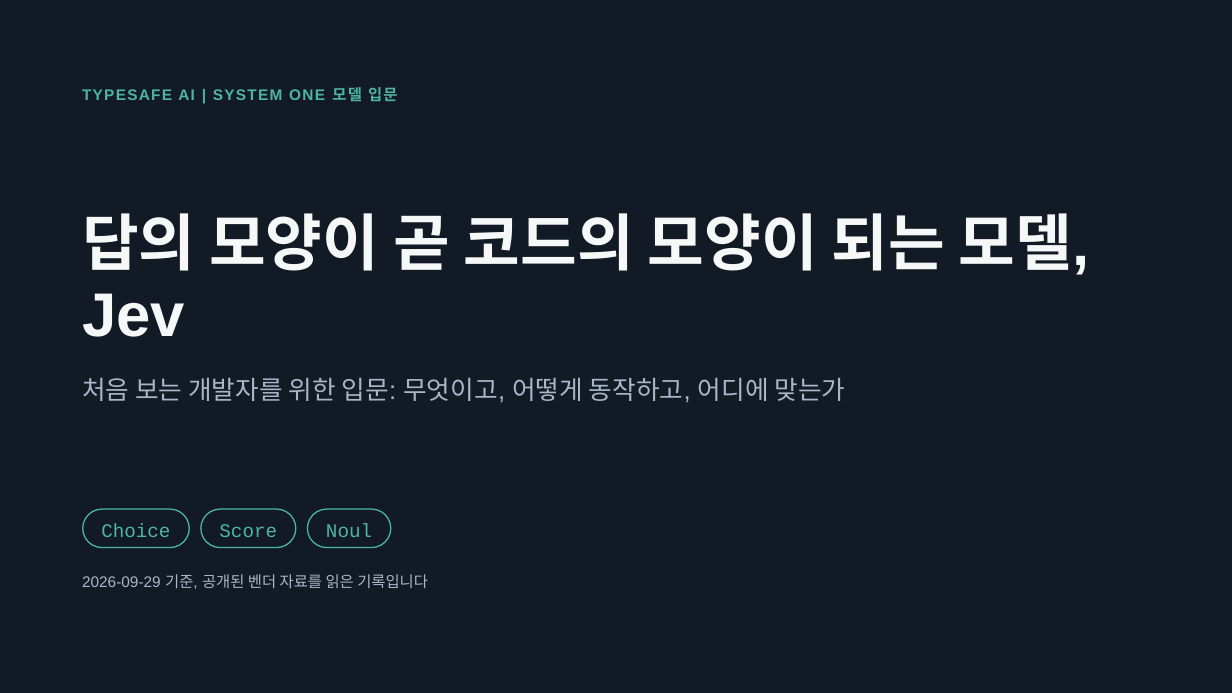
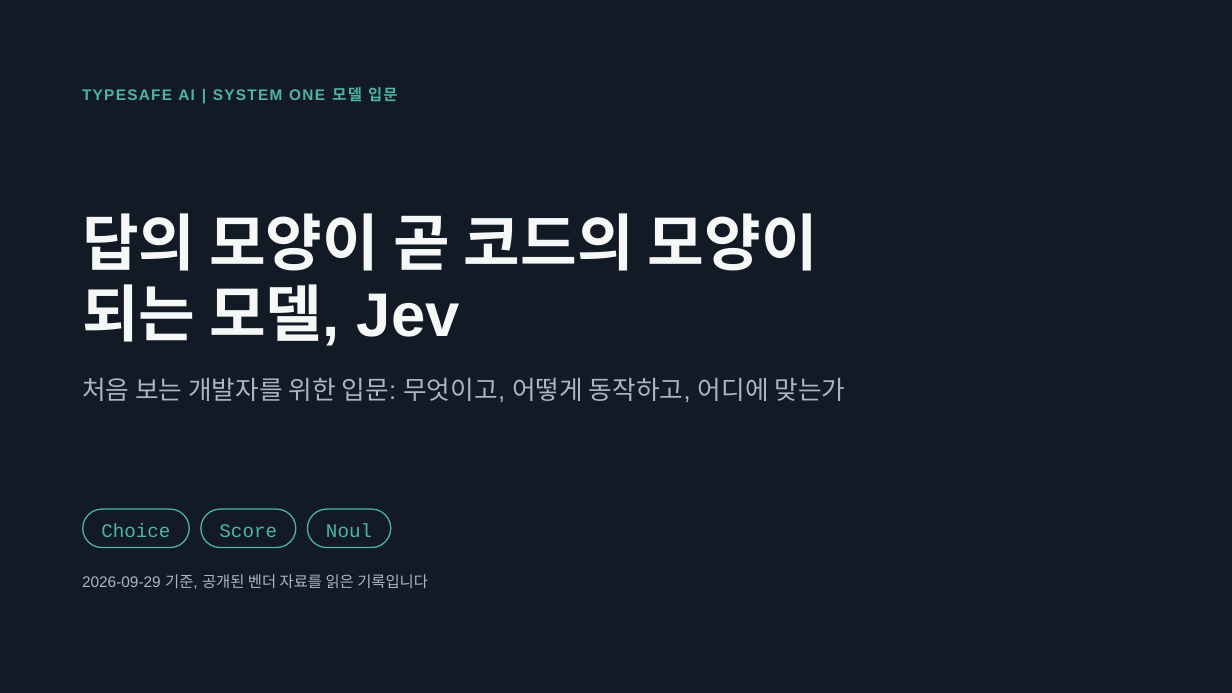
Before and after one commit to SeokRae/blog, a slide deck: slide 1 of presentations/jev-system-one-intro.pptx. Drawn at 1232x693 pixels with LibreOffice and Linux fonts; fonts in the diff are those of the drawing. Boxes give left, top, right and bottom in pixels: in the first picture for what was removed or moved away, otherwise in the second. Text is boxed around its words. In the diff, an @@ line names an element or a change of style, - is before the commit and + after.

```diff
--- a/presentations/jev-system-one-intro.pptx
+++ b/presentations/jev-system-one-intro.pptx
@@ title at <box>82,213,818,346</box>: text changed @@
-답의 모양이 곧 코드의 모양이 되는 모델, Jev
+답의 모양이 곧 코드의 모양이
+되는 모델, Jev
```
Also in this commit, not shown: 7 other slides changed, 2 slides added, 1 slide removed.
